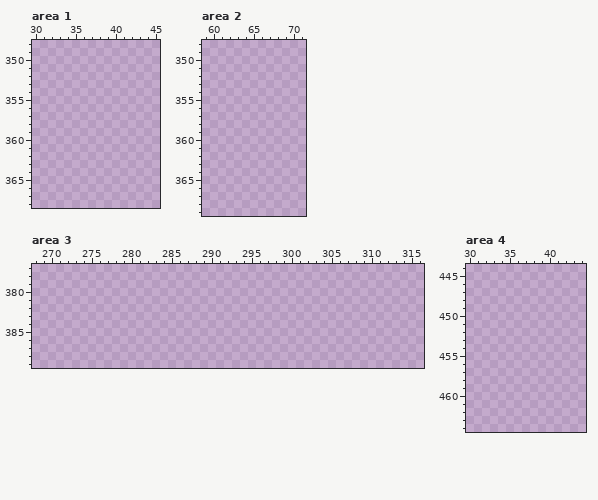
Pixel-art file -- images/warrior_of_lune.aseprite. This is how it looked before the edit.
1000x500 pixels, 1 frame. Colours within 5 levels of each other are drawn and written as one. Shown: area 1: x 30..45, y 348..368; area 2: x 59..71, y 348..369; area 3: x 268..316, y 377..389; area 4: x 30..44, y 444..464. The commit also changed other parts of the picture, which this record leaves out.
Visible layers, top first: "Layer 2", "Layer 1".
Palette (. is transparent): 
New version:
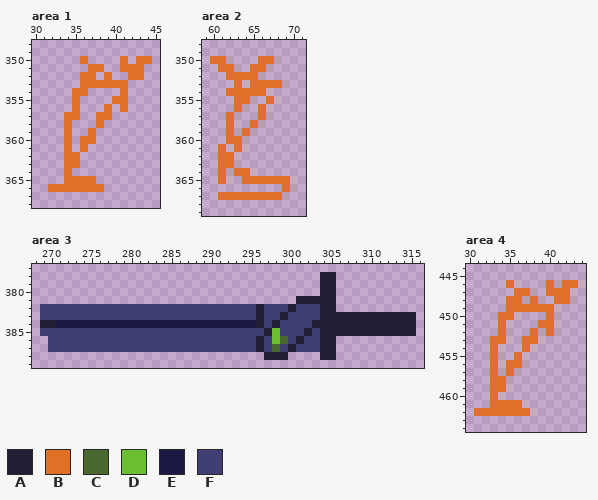
Colours new in this view: A #222034  B #df7126  C #4b692f  D #6abe30  E #1a1a45  F #3f3f74
From old to new:
Area 1, layer "Layer 2":
There is now colour B in row 350 at x 36, 41 and 43 to 44; in row 351 at x 37 to 38 and 41 to 43; in row 352 at x 36 to 37, 39 and 42 to 43; in row 353 at x 36 to 41; in row 354 at x 35 to 36 and 41; in row 355 at x 35 and 40 to 41.
There is now colour B in row 356 at x 35, 39 and 41; in row 357 at x 34 to 35 and 38 to 39; in row 358 at x 34 and 38; in row 359 at x 34 and 37; in row 360 at x 34 and 36 to 37; in row 361 at x 34 and 36.
There is now colour B in rows 362 to 363 at x 34 to 35; in row 364 at x 34; in row 365 at x 34 to 37; in row 366 at x 32 to 38.
Area 2, layer "Layer 2":
There is now colour B in row 350 at x 60 to 61 and 66 to 67; in row 351 at x 61 to 62 and 65 to 66; in row 352 at x 62 to 65; in row 353 at x 63 and 65 to 68; in row 354 at x 62 to 66; in row 355 at x 63 to 64 and 67.
There is now colour B in row 356 at x 63 and 66; in row 357 at x 62 and 66; in row 358 at x 62 and 65; in row 359 at x 62 and 64; in row 360 at x 62 to 63; in row 361 at x 61 and 63.
There is now colour B in rows 362 to 363 at x 61 to 62; in row 364 at x 61 and 63 to 64; in row 365 at x 61 and 64 to 69; in row 366 at x 69; in row 367 at x 61 to 68.
Area 3, layer "Layer 2":
There is now colour A in rows 378 to 380 at x 304 to 305; in row 381 at x 301 to 305; in row 382 at x 296, 300 and 304 to 305; in row 383 at x 296, 299 and 304 to 315; in row 384 at x 269 to 270, 296, 298 and 303 to 315; in row 385 at x 297, 302 and 304 to 315.
There is now colour A in row 386 at x 296, 301 and 304 to 305; in row 387 at x 296, 300 and 304 to 305; in row 388 at x 297 to 299 and 304 to 305.
There is now colour C in row 386 at x 299; in row 387 at x 298.
There is now colour D in rows 385 to 386 at x 298.
There is now colour E in row 384 at x 271 to 295.
There is now colour F in row 382 at x 269 to 295, 297 to 299 and 301 to 303; in row 383 at x 269 to 295, 297 to 298 and 300 to 303; in row 384 at x 297 and 299 to 302; in row 385 at x 269 to 296, 299 to 301 and 303; in row 386 at x 270 to 295, 297, 300 and 302 to 303; in row 387 at x 270 to 295, 297, 299 and 301 to 303.
Area 4, layer "Layer 2":
There is now colour B in row 446 at x 35, 40 and 42 to 43; in row 447 at x 36 to 37 and 40 to 42; in row 448 at x 35 to 36, 38 and 41 to 42; in row 449 at x 35 to 40; in row 450 at x 34 to 35 and 40; in row 451 at x 34 and 39 to 40.
There is now colour B in row 452 at x 34, 38 and 40; in row 453 at x 33 to 34 and 37 to 38; in row 454 at x 33 and 37; in row 455 at x 33 and 36; in row 456 at x 33 and 35 to 36; in row 457 at x 33 and 35.
There is now colour B in rows 458 to 459 at x 33 to 34; in row 460 at x 33; in row 461 at x 33 to 36; in row 462 at x 31 to 37.
Pixel boxes of the changes (left, top, right, bottom) in both pictures:
added: (48, 56, 152, 192)
added: (210, 56, 290, 200)
added: (40, 272, 416, 360)
added: (474, 280, 578, 416)
